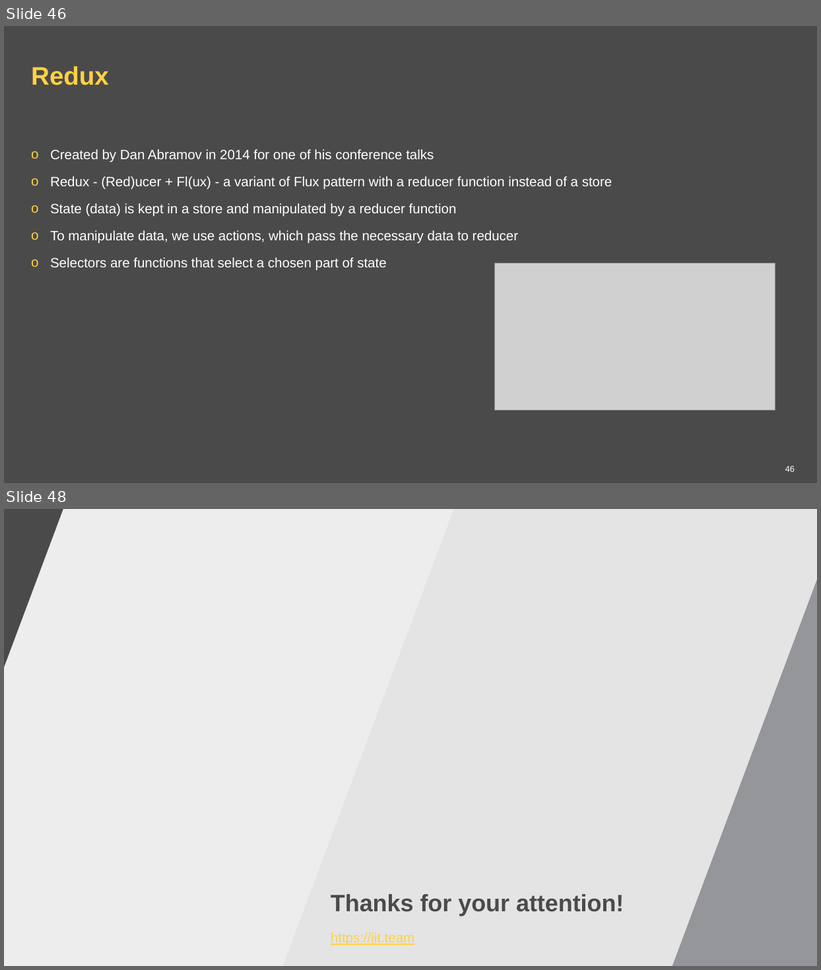
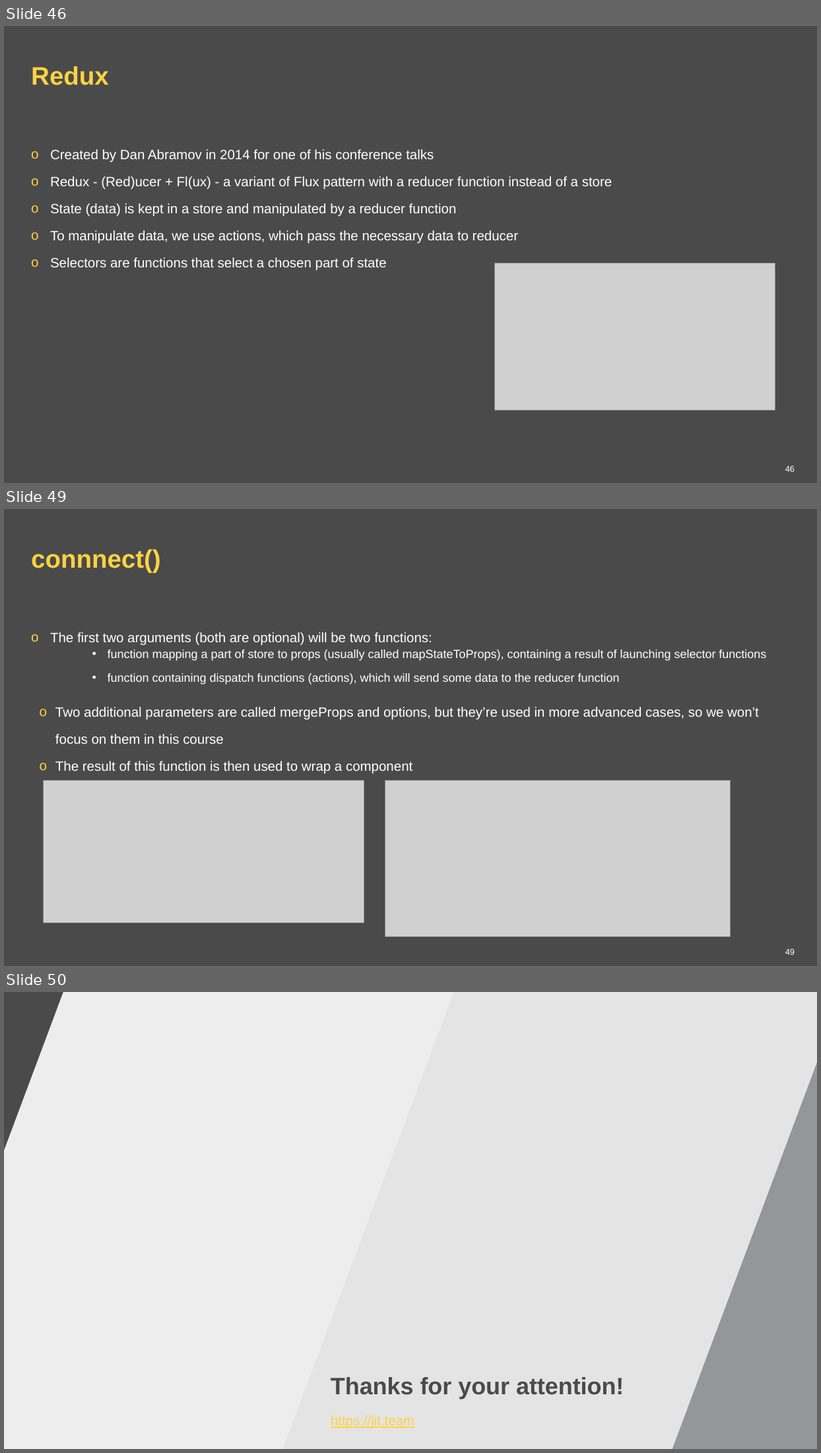
Before and after one commit to ppuzio/react-course-examples, a slide deck: React BEST course.pptx. Shown one above the other, each under a label of ours: slides 46 and 48 before the commit, slides 46, 49 and 50 after it; the slides between them are not shown. The pictures are 821x970 and 821x1453 pixels, drawn with LibreOffice and Linux fonts; fonts in the diff are those of the drawing; grey boxes stand for pictures; background and template pictures are left out. Boxes give left, top, right and bottom in pixels: in the first picture for what was removed or moved away, otherwise in the second. Text is boxed around its words. In the diff, an @@ line names an element or a change of style, - is before the commit and + after.

Commit message:
redux presentation part

```diff
--- a/React BEST course.pptx
+++ b/React BEST course.pptx
@@ slide 49 added at <box>4,509,817,966</box>, background #4A4A4A @@
@@ title added at <box>31,549,161,572</box>, 30 pt, text #FFD242, bold @@
+connnect()
@@ text added at <box>50,632,766,774</box>, 16 pt, text #FFFFFF @@
+o The first two arguments (both are optional) will be two functions:
+    • function mapping a part of store to props (usually called mapStateToProps), containing a result of launching selector functions
+    • function containing dispatch functions (actions), which will send some data to the reducer function
+  o Two additional parameters are called mergeProps and options, but they’re used in more advanced cases, so we won’t focus on them in this course
+  o The result of this function is then used to wrap a component
@@ picture added at <box>43,780,364,923</box> @@
@@ picture added at <box>385,780,731,937</box> @@
@@ page number added at <box>785,949,795,955</box>, 10 pt, text #FFFFFF @@
+49
@@ what was slide 48 is now slide 50 @@
```
Also in this commit, not shown: 1 slide changed, 1 other slide added.
